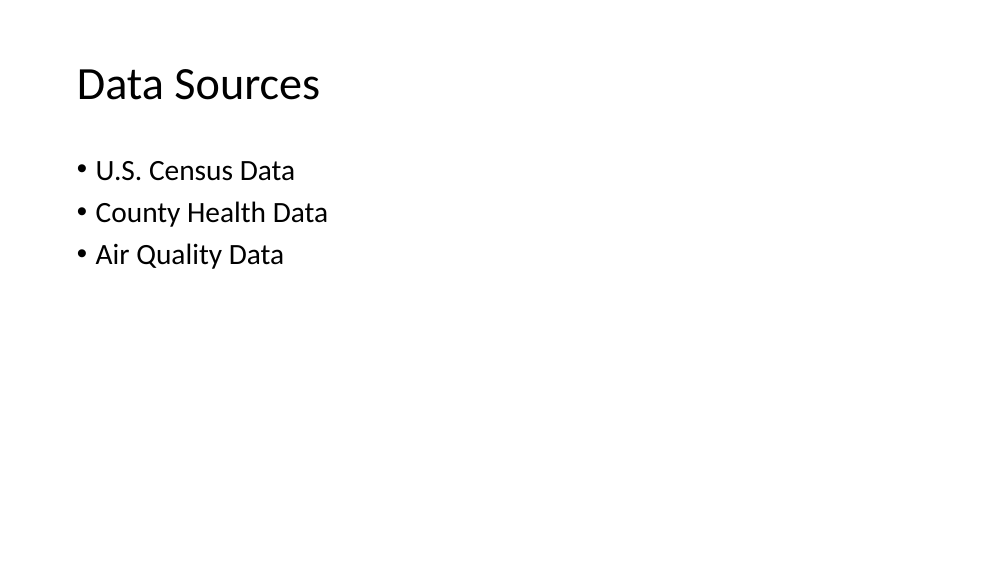
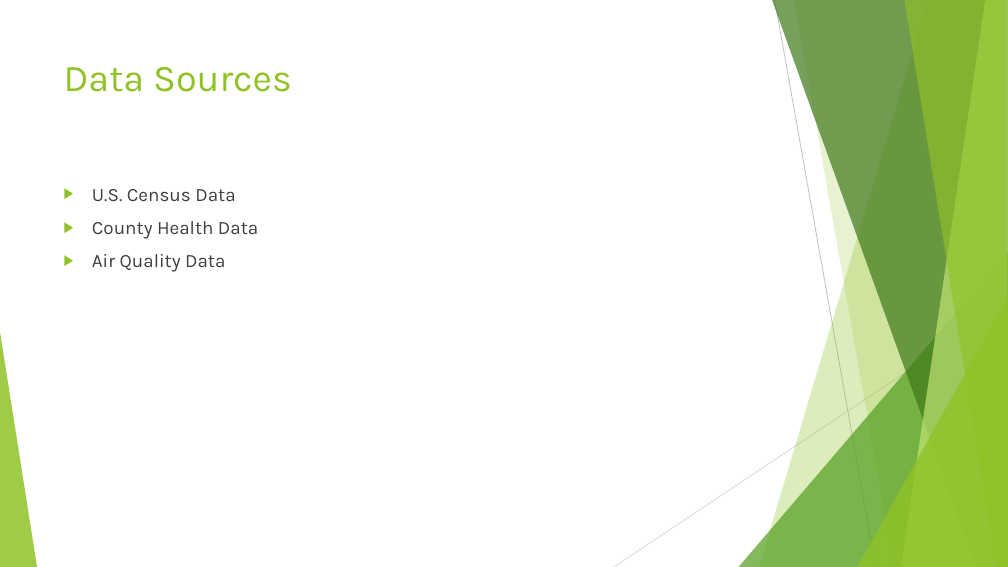
Before and after one commit to amxmongoose/City_Health, a slide deck: slide 3 of City_health_ppt.pptx. Drawn at 1008x567 pixels with LibreOffice and Linux fonts; fonts in the diff are those of the drawing. Boxes give left, top, right and bottom in pixels: in the first picture for what was removed or moved away, otherwise in the second. Text is boxed around its words. In the diff, an @@ line names an element or a change of style, - is before the commit and + after.

```diff
--- a/City_health_ppt.pptx
+++ b/City_health_ppt.pptx
@@ title "Data Sources": place and size @@
-title "Data Sources" at box(77, 69, 320, 100)
+title "Data Sources" at box(64, 67, 292, 92)
@@ title "Data Sources" at box(64, 67, 292, 92): size 44 to 36 pt, font Calibri to Karla, text colour #000000 to #90C226; line spacing 0.9 to 1; vertical alignment middle to top @@
@@ text "U.S. Census Data": place and size @@
-text "U.S. Census Data" at box(96, 161, 328, 269)
+text "U.S. Census Data" at box(92, 189, 258, 272)
@@ text "U.S. Census Data" at box(92, 189, 258, 272): size 28 to 18 pt, font Calibri to Karla, text colour #000000 to #404040; bullet • to ▶; line spacing 0.9 to 1 @@
@@ group added at box(0, 0, 1008, 567): 5 freeform shapes, 3 triangles, 2 lines @@
```
Also in this commit, not shown: 6 other slides changed, 3 slides added, 2 slides removed.
